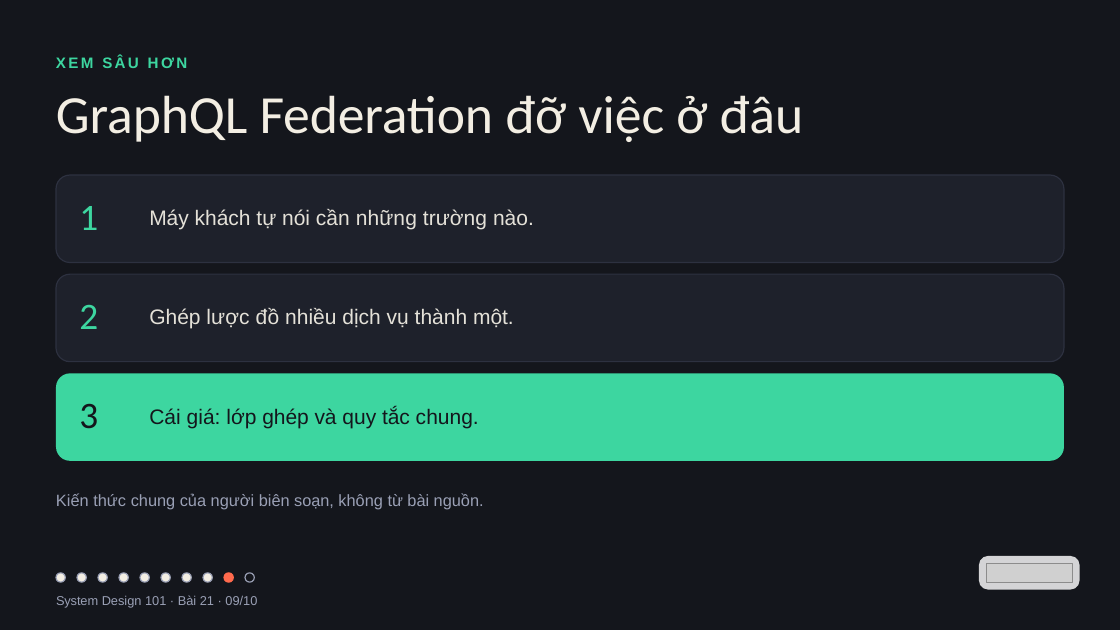
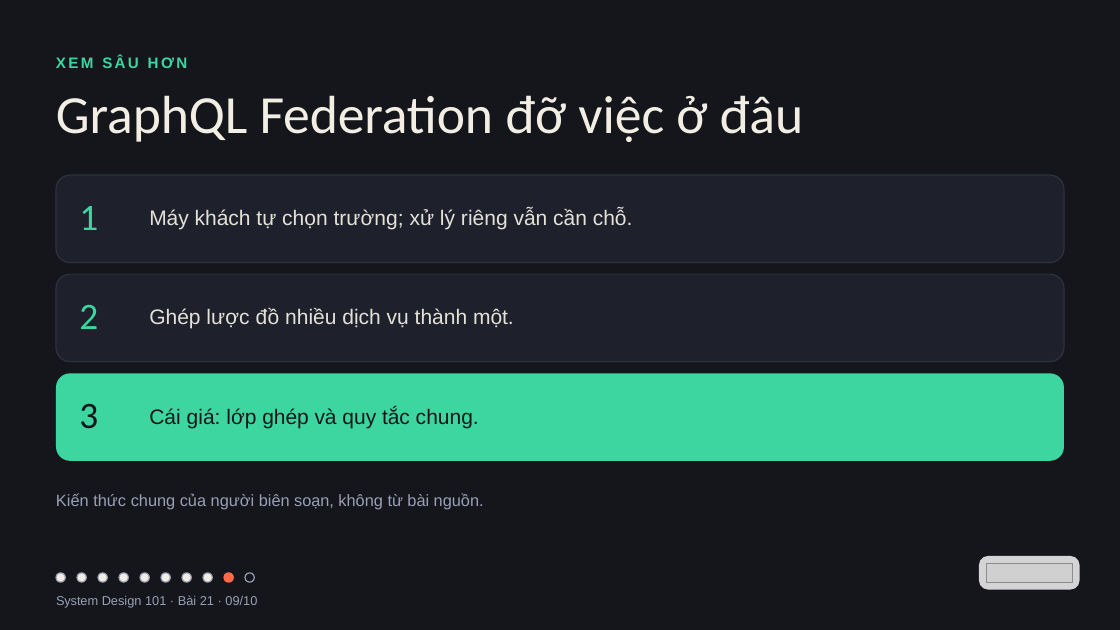
Before and after one commit to vohoailinh90/tool-marketing-studio, a slide deck: slide 9 of system-design-101/vi/lessons/sd-02-021/slides/sd-02-021.pptx. Drawn at 1120x630 pixels with LibreOffice and Linux fonts; fonts in the diff are those of the drawing; grey boxes stand for pictures. Boxes give left, top, right and bottom in pixels: in the first picture for what was removed or moved away, otherwise in the second. Text is boxed around its words. In the diff, an @@ line names an element or a change of style, - is before the commit and + after.

```diff
--- a/system-design-101/vi/lessons/sd-02-021/slides/sd-02-021.pptx
+++ b/system-design-101/vi/lessons/sd-02-021/slides/sd-02-021.pptx
@@ text at box(149, 209, 633, 230): text changed @@
-Máy khách tự nói cần những trường nào.
+Máy khách tự chọn trường; xử lý riêng vẫn cần chỗ.
```
Also in this commit, not shown: 3 other files.
